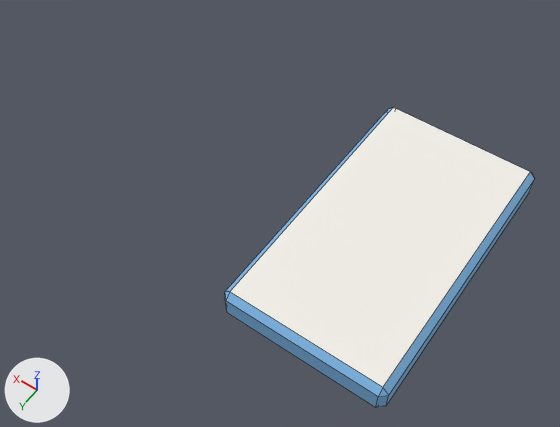
A saved change to the Blender file assets/blend/FUR_Mattress.blend.
Camera for both pictures: a 50 mm camera at (-4.05, 9.81, 14.55) aimed at (2.61, 0.49, -0.09). The lights are fixed; the arrows at lower left show +X, +Y and +Z. The older version comes first. Mesh edges are drawn as thin lines.

Script lines for the objects in view, before the commit:
```python
me_fur_mattress = bpy.data.meshes.new('FUR_Mattress')
me_fur_mattress.from_pydata(...)  # 24 vertices, 26 faces; spans x -2.0..2.0, y -3.5..3.5, z 0.0..0.8
me_fur_mattress.materials.append(mat_md_palette)  # picture img_palette
ob_fur_mattress = bpy.data.objects.new('FUR_Mattress', me_fur_mattress)
ob_fur_mattress.location = (0.0, 0.0, 0.0)
```
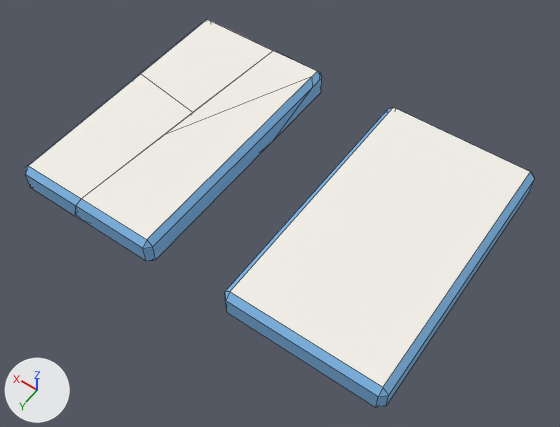
The change, as a list of edits to the scene's bpy script:
```text
Change img_palette:
    img_palette: load_image('palette', 'palette.png', 512, 512, 'sRGB') -> load_image('palette.png', 'palette.png', 512, 512, 'sRGB')
Add me_fur_mattress_frac_4:
    me_fur_mattress_frac_4.from_pydata(...)  # 16 vertices, 13 faces; spans x -0.17..2.0, y -0.59..3.5, z 0.0..0.8
    me_fur_mattress_frac_4.materials.append(mat_md_palette)  # picture img_palette
Add me_fur_mattress_frac_3:
    me_fur_mattress_frac_3.from_pydata(...)  # 16 vertices, 13 faces; spans x -0.43..2.0, y -3.5..0.43, z 0.0..0.8
    me_fur_mattress_frac_3.materials.append(mat_md_palette)  # picture img_palette
Add me_fur_mattress_frac_2:
    me_fur_mattress_frac_2.from_pydata(...)  # 16 vertices, 13 faces; spans x -2.0..0.32, y -3.1..3.5, z 0.0..0.8
    me_fur_mattress_frac_2.materials.append(mat_md_palette)  # picture img_palette
Add me_fur_mattress_frac_1:
    me_fur_mattress_frac_1.from_pydata(...)  # 20 vertices, 15 faces; spans x -2.0..0.39, y -3.5..3.5, z 0.0..0.8
    me_fur_mattress_frac_1.materials.append(mat_md_palette)  # picture img_palette
Add ob_fur_mattress_frac_4:
    ob_fur_mattress_frac_4 = bpy.data.objects.new('FUR_Mattress_Frac_4', me_fur_mattress_frac_4)
    ob_fur_mattress_frac_4.location = (6.0, 0.0, 0.0)
Add ob_fur_mattress_frac_3:
    ob_fur_mattress_frac_3 = bpy.data.objects.new('FUR_Mattress_Frac_3', me_fur_mattress_frac_3)
    ob_fur_mattress_frac_3.location = (6.0, 0.0, 0.0)
Add ob_fur_mattress_frac_2:
    ob_fur_mattress_frac_2 = bpy.data.objects.new('FUR_Mattress_Frac_2', me_fur_mattress_frac_2)
    ob_fur_mattress_frac_2.location = (6.0, 0.0, 0.0)
Add ob_fur_mattress_frac_1:
    ob_fur_mattress_frac_1 = bpy.data.objects.new('FUR_Mattress_Frac_1', me_fur_mattress_frac_1)
    ob_fur_mattress_frac_1.location = (6.0, 0.0, 0.0)
```

Pixel boxes [x1, y1, x2, y2] of what changed, in the pictures (560 x 427 px):
'FUR_Mattress_Frac_2', added: after [76, 77, 312, 261]
'FUR_Mattress_Frac_4', added: after [25, 74, 193, 216]
'FUR_Mattress_Frac_3', added: after [136, 19, 274, 112]
'FUR_Mattress_Frac_1', added: after [75, 51, 322, 219]
